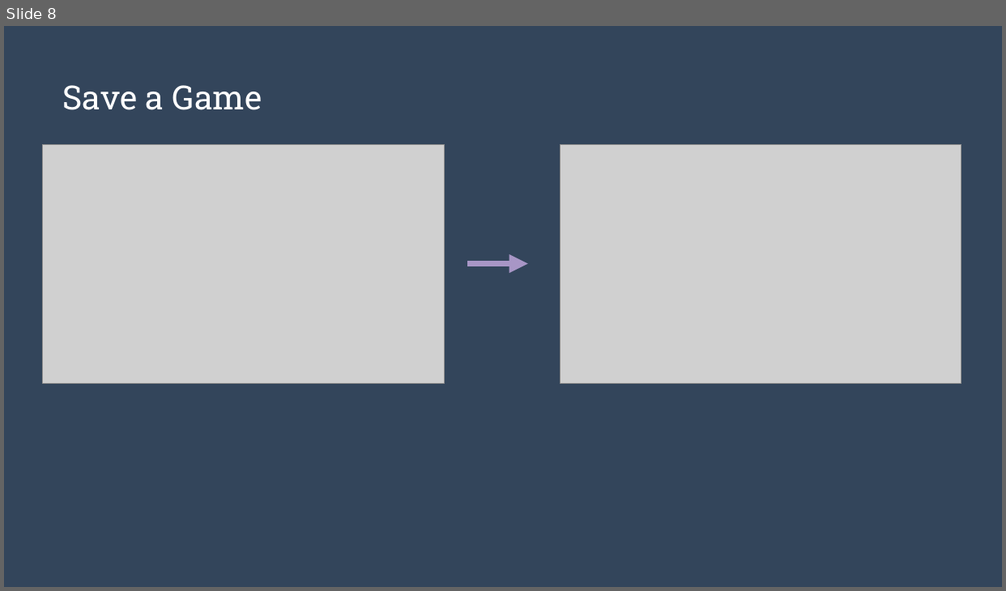
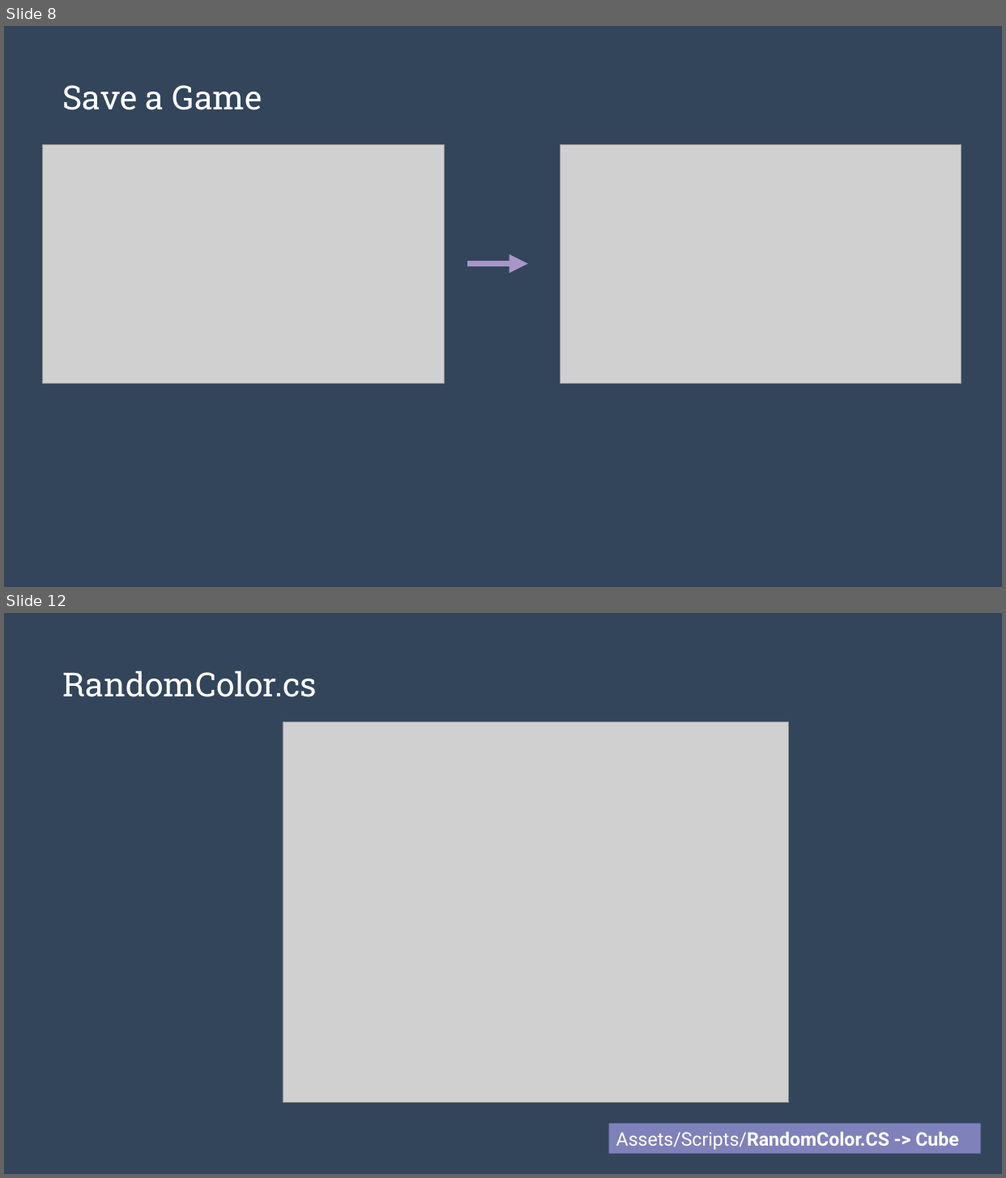
Before and after one commit to alexasummers/Serialization, a slide deck: Serialization/Lecture.pptx. Shown one above the other, each under a label of ours: slide 8 before the commit, slides 8 and 12 after it; the slides between them are not shown. The pictures are 1006x591 and 1006x1178 pixels, drawn with LibreOffice and Linux fonts; fonts in the diff are those of the drawing; grey boxes stand for pictures. Boxes give left, top, right and bottom in pixels: in the first picture for what was removed or moved away, otherwise in the second. Text is boxed around its words. In the diff, an @@ line names an element or a change of style, - is before the commit and + after.

Commit message:
Update Scripts
Delete Vector3 and replace with Vector2 to accomodate x and y axes

```diff
--- a/Serialization/Lecture.pptx
+++ b/Serialization/Lecture.pptx
@@ slide 12 added at <box>4,613,1002,1174</box>, background #243141; not listed: 1 template element that a slide beside it also shows @@
@@ title added at <box>63,671,317,697</box>, 32 pt, text #FFFFFF @@
+RandomColor.cs
@@ picture added at <box>283,722,789,1102</box> @@
@@ rectangle added at <box>609,1123,981,1153</box>, fill #7F81BA, 18 pt, text #FFFFFF, bold @@
+Assets/Scripts/RandomColor.CS -> Cube
```
Also in this commit, not shown: 3 slides changed, 2 other slides added, 14 other files.
